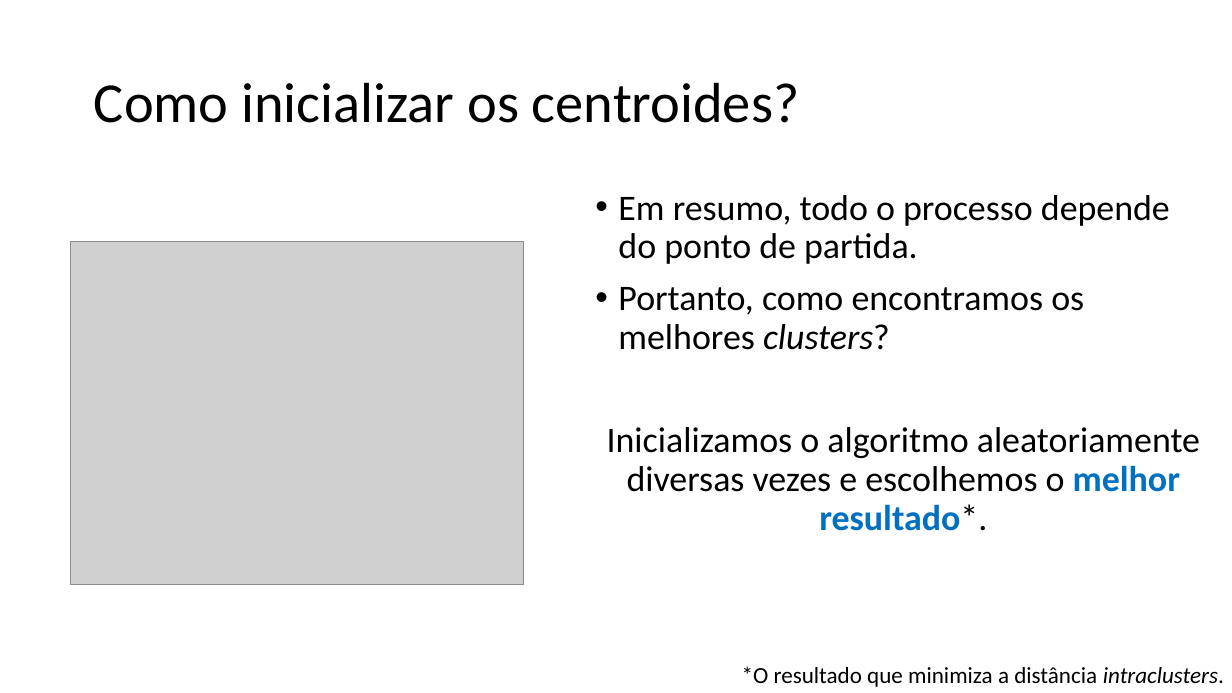
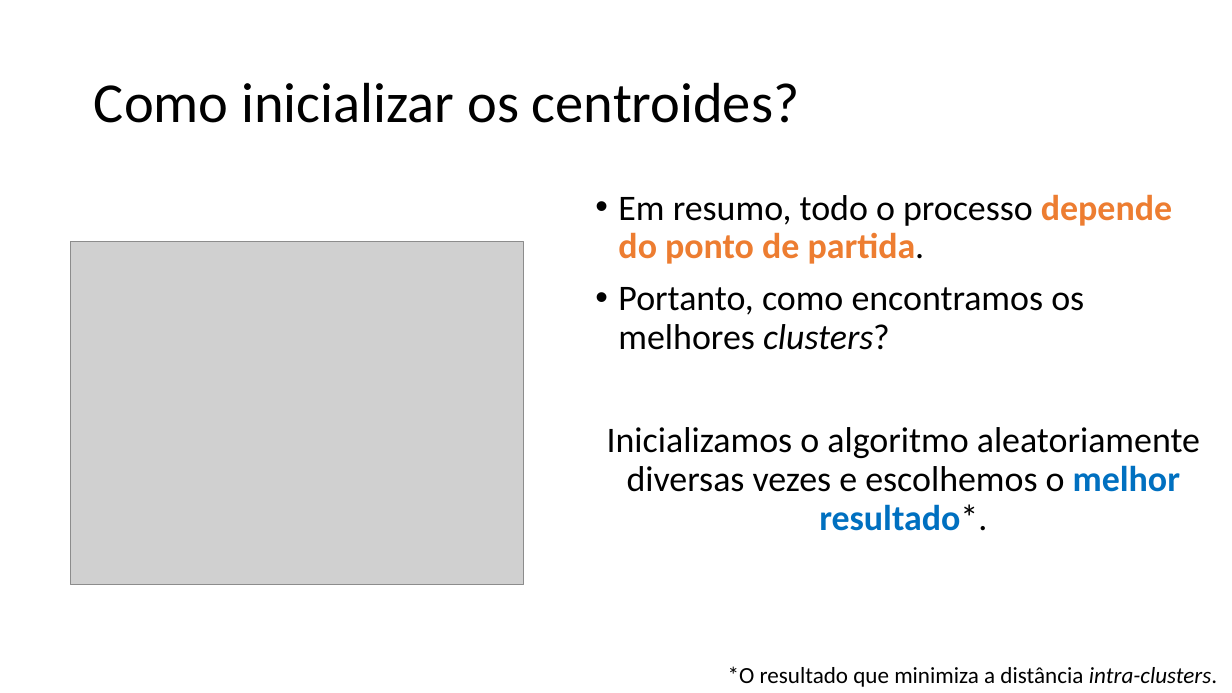
Before and after one commit to zz4fap/c24_inteligencia_artificial, a slide deck: slide 32 of slides/C24_kMeans.pptx (slide 31 before the commit). Drawn at 1232x693 pixels with LibreOffice and Linux fonts; fonts in the diff are those of the drawing; grey boxes stand for pictures. Boxes give left, top, right and bottom in pixels: in the first picture for what was removed or moved away, otherwise in the second. Text is boxed around its words. In the diff, an @@ line names an element or a change of style, - is before the commit and + after.

```diff
--- a/slides/C24_kMeans.pptx
+++ b/slides/C24_kMeans.pptx
@@ text at (618,194,1172,264): text colour #000000 to #ED7D31, bold on in "depende do ponto de partida." @@
@@ text at (728,666,1217,687): text changed @@
-*O resultado que minimiza a distância intraclusters.
+*O resultado que minimiza a distância intra-clusters.
```
Also in this commit, not shown: 6 other slides changed, 1 slide added, 1 other file.
